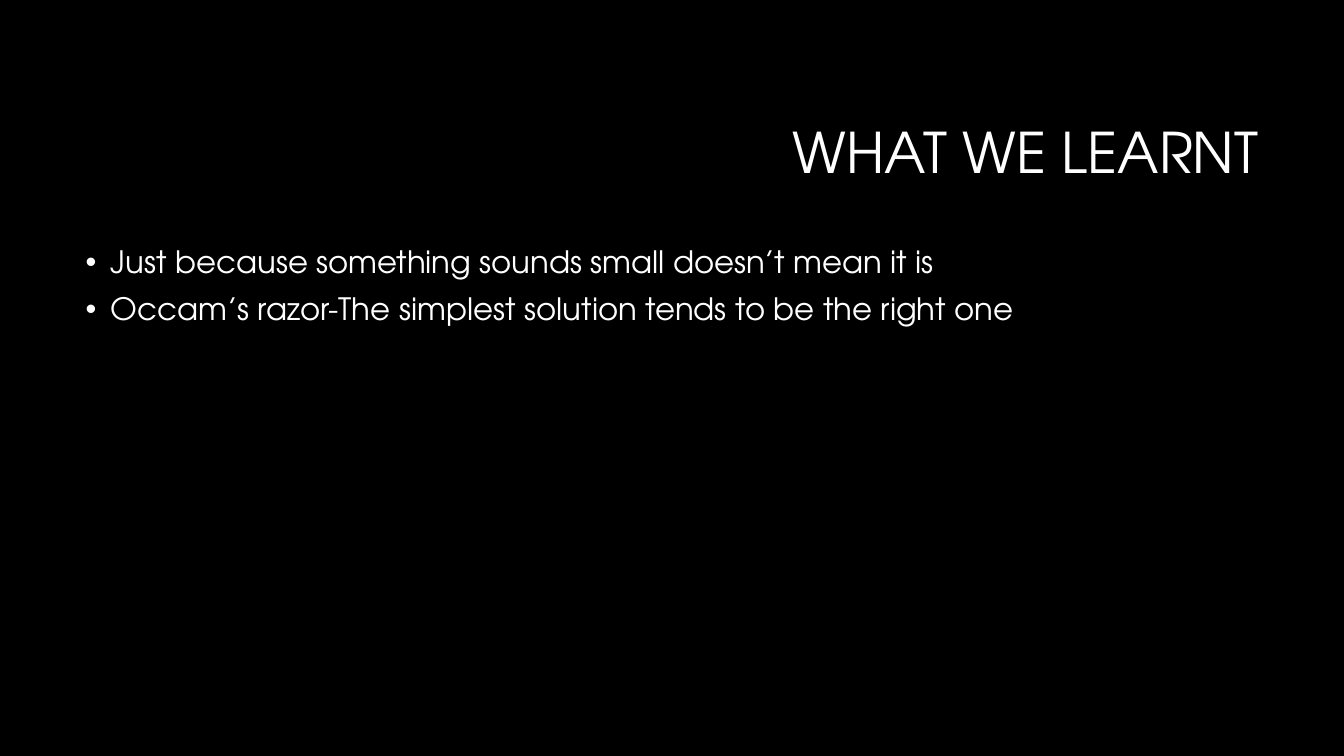
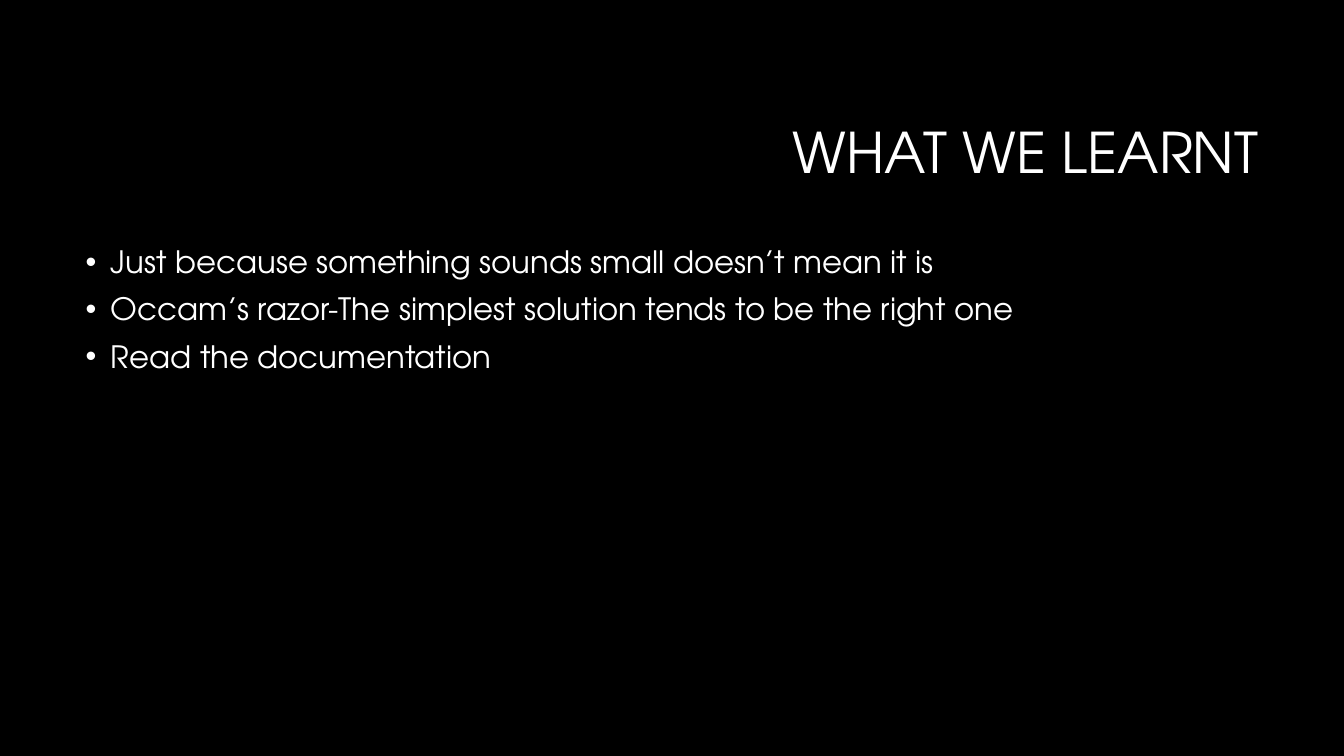
Before and after one commit to RobBas666/SlotMachineF, a slide deck: slide 11 of Presentation.pptx. Drawn at 1344x756 pixels with LibreOffice and Linux fonts; fonts in the diff are those of the drawing; background and template pictures are left out. Boxes give left, top, right and bottom in pixels: in the first picture for what was removed or moved away, otherwise in the second. Text is boxed around its words. In the diff, an @@ line names an element or a change of style, - is before the commit and + after.

```diff
--- a/Presentation.pptx
+++ b/Presentation.pptx
@@ text at (111,345,492,369): paragraph added @@
+• Read the documentation
```
Also in this commit, not shown: 2 other slides changed.
